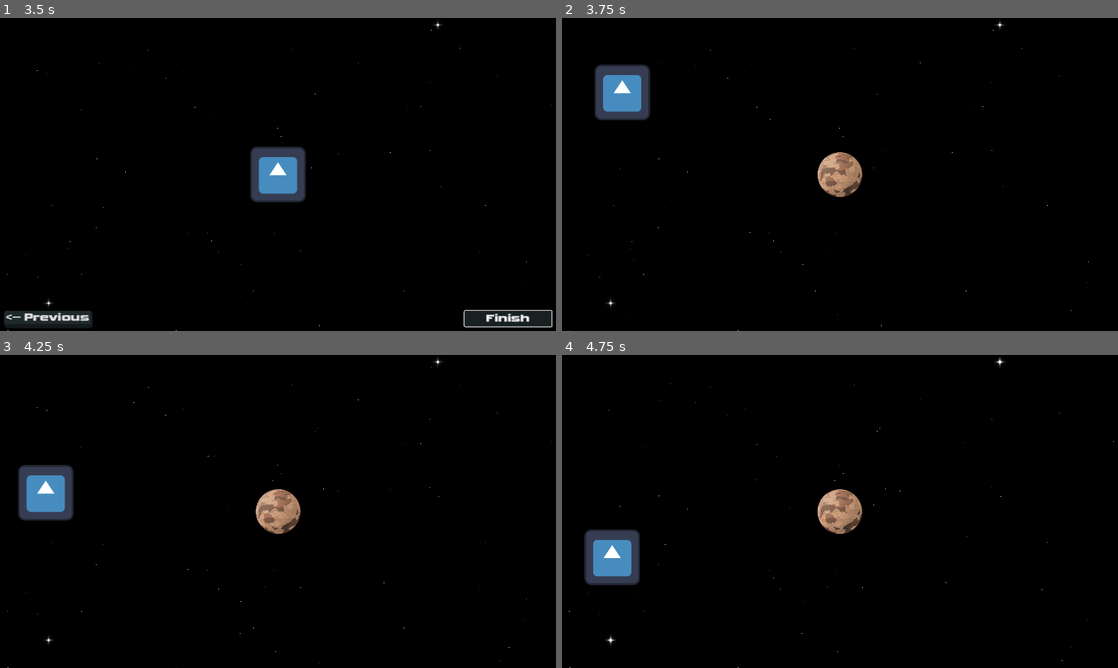
Above: before the commit, frames 1-4 (two rows, left to right).
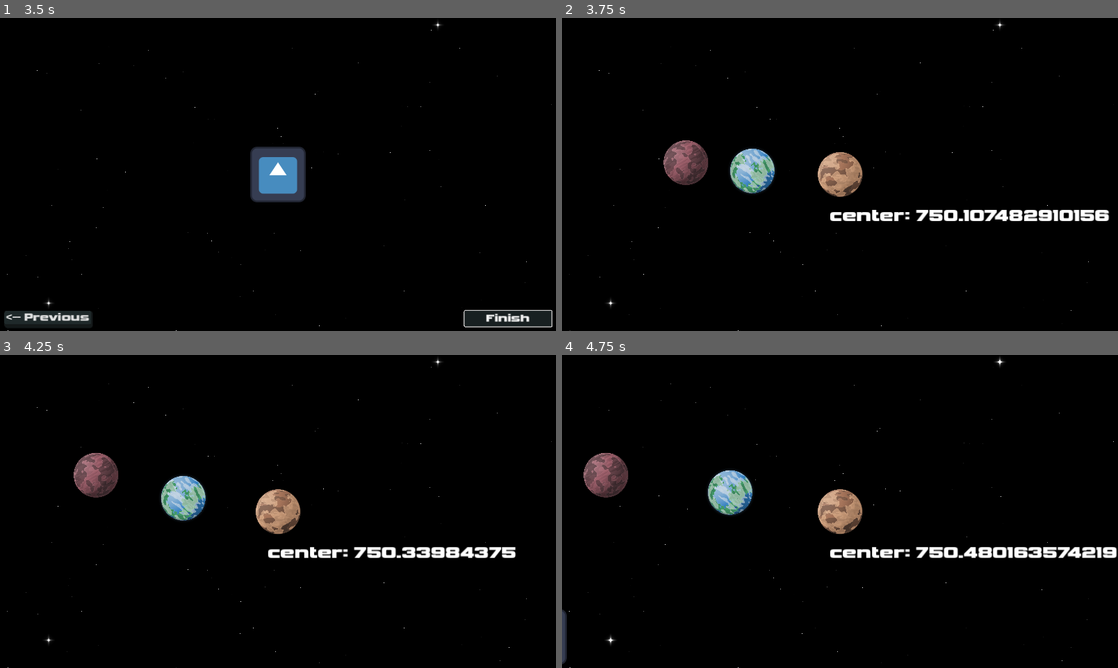
Above: after the commit, the same moments.

Repository: AnEvilPenguin/Pirate-Jam-16
Game: Godot game, scene res://Controllers/GameController/GameController.tscn
Two runs of this game, one before a commit and one after it. Both use one fixed random seed, a clock stepped at 60 frames per second and the inputs below. The engine's default icon, where the game draws it, is replaced by a stand-in: a white triangle on a blue panel in a dark square.
Inputs:
- Up to frame 1 (3.5 s): click "NEW GAME" at 0.5 s; click "Next -->" at 1.25 s; click "<-- Previous" at 2 s; click "Next -->" at 2.75 s
- Up to frame 2 (3.75 s): click "Finish" at 3.5 s
- Up to frame 3 (4.25 s): no input
- Up to frame 4 (4.75 s): tap Enter (ui_accept) at 4.25, 4.35, 4.52 s; hold Right (ui_right) from 4.28 s (still down)

Frame 1 is identical in both runs. In frame 2, 5.0% of the frame differs, in the area x 5-99%, y 14-65%; in frame 3, 4.8%; in frame 4, 5.2%, in the area x 0-100%, y 31-99%.

Commit message:
feat: basic test solar system and movement

Diff:
--- /dev/null
+++ b/Scenes/Planets/Pluto/pluto.gd
@@ -0,0 +1,36 @@
+extends CharacterBody2D
+
+@export
+var speed = 250.0
+
+@export
+var orbitalAcceleration: float = 2.0
+
+@export
+var orbitalDistance: float
+
+var _centerPosition = Vector2.ZERO
+
+func _ready():
+	if (orbitalDistance < 1.0):
+		orbitalDistance = global_position.x
+
+func _process(delta):
+	var dirToCenter = global_position - _centerPosition
+	_set_player_movement(delta)
+
+func _physics_process(_delta):
+	var dirToCenter = global_position - _centerPosition
+
+	velocity = dirToCenter.orthogonal().limit_length(speed);
+
+	var offset = orbitalDistance - dirToCenter.length()
+	velocity += dirToCenter.limit_length() * offset
+
+	$Label.text = "center: " + str(dirToCenter.length())
+
+	move_and_slide()
+
+func _set_player_movement(delta):
+	var change = Input.get_axis("ui_down", "ui_up")
+	orbitalDistance += (change * orbitalAcceleration) * delta
--- a/Scenes/pluto.tscn
+++ b/Scenes/Planets/Pluto/pluto.tscn
@@ -1,10 +1,12 @@
-[gd_scene load_steps=4 format=3 uid="uid://d0ojrocirr1jq"]
+[gd_scene load_steps=5 format=3 uid="uid://d0ojrocirr1jq"]
 
-[ext_resource type="Script" path="res://Scenes/pluto.gd" id="1_4sphj"]
+[ext_resource type="Script" path="res://Scenes/Planets/Pluto/pluto.gd" id="1_4sphj"]
 [ext_resource type="Texture2D" uid="uid://dmb7nvxpy08jj" path="res://Assets/Planets/planet05.png" id="1_6x4n2"]
 
 [sub_resource type="CircleShape2D" id="CircleShape2D_78acu"]
 radius = 47.0
+
+[sub_resource type="Theme" id="Theme_lqlt5"]
 
 [node name="Pluto" type="CharacterBody2D"]
 slide_on_ceiling = false
@@ -18,3 +20,11 @@
 
 [node name="CollisionShape2D" type="CollisionShape2D" parent="."]
 shape = SubResource("CircleShape2D_78acu")
+
+[node name="Label" type="Label" parent="."]
+offset_left = -24.0
+offset_top = 72.0
+offset_right = 16.0
+offset_bottom = 119.0
+theme = SubResource("Theme_lqlt5")
+text = "center: "
--- /dev/null
+++ b/Scenes/Planets/base_planet.gd
@@ -0,0 +1,42 @@
+extends CharacterBody2D
+
+@export
+var speed = 300.0
+
+@export
+var center: Node2D
+
+@export
+var texture: Texture2D
+
+@export
+var orbitalDistance: float
+
+var _centerPosition: Vector2
+
+func _ready():
+	$Sprite2D.texture = texture
+
+	if (orbitalDistance < 1.0):
+		orbitalDistance = global_position.x
+
+	if (center == null):
+		_centerPosition = Vector2.ZERO
+	else:
+		_centerPosition = center.global_position
+
+func _process(_delta):
+	if (center):
+		_centerPosition = center.global_position
+
+
+func _physics_process(_delta):
+	var dirToCenter = global_position - _centerPosition
+
+	velocity = dirToCenter.orthogonal().limit_length(speed);
+
+	var offset = orbitalDistance - dirToCenter.length()
+	velocity += dirToCenter.limit_length() * offset
+
+	# move_and_slide uses delta automaticslly
+	move_and_slide()
--- /dev/null
+++ b/Scenes/Planets/base_planet.tscn
@@ -0,0 +1,16 @@
+[gd_scene load_steps=3 format=3 uid="uid://cd8d6l4opsm2d"]
+
+[ext_resource type="Script" path="res://Scenes/Planets/base_planet.gd" id="1_mmngi"]
+
+[sub_resource type="CircleShape2D" id="CircleShape2D_7avgr"]
+radius = 50.0
+
+[node name="BasePlanet" type="CharacterBody2D"]
+motion_mode = 1
+script = ExtResource("1_mmngi")
+
+[node name="Sprite2D" type="Sprite2D" parent="."]
+scale = Vector2(0.1, 0.1)
+
+[node name="CollisionShape2D" type="CollisionShape2D" parent="."]
+shape = SubResource("CircleShape2D_7avgr")
--- a/Scenes/pluto.gd
+++ /dev/null
@@ -1,23 +0,0 @@
-extends CharacterBody2D
-
-
-const SPEED = 300.0
-const JUMP_VELOCITY = -400.0
-
-
-func _physics_process(delta):
-	# Add gravity from Area2D
-	# This is cool, but probably too complex for my current plan
-	#velocity += get_gravity() * delta
-
-	var center = Vector2(0,0);
-
-	var distToCenter = global_position - center
-
-	velocity = distToCenter.orthogonal().limit_length(SPEED);
-
-	#TODO move position in/out and increase/decrease speed
-	#TODO if speed lower than a certain amount start falling back in towards the center?
-		#could also make this proportional, so lets say the closer you are to the sun the faster you need to go to prevent falling in.
-
-	move_and_slide()
--- a/Scenes/solar_system.tscn
+++ b/Scenes/solar_system.tscn
@@ -1,7 +1,10 @@
-[gd_scene load_steps=3 format=3 uid="uid://c1y1iey62avec"]
+[gd_scene load_steps=6 format=3 uid="uid://c1y1iey62avec"]
 
 [ext_resource type="Texture2D" uid="uid://c4a5wppo830iu" path="res://Assets/icon.svg" id="1_7fdxf"]
-[ext_resource type="PackedScene" uid="uid://d0ojrocirr1jq" path="res://Scenes/pluto.tscn" id="2_08sjl"]
+[ext_resource type="PackedScene" uid="uid://d0ojrocirr1jq" path="res://Scenes/Planets/Pluto/pluto.tscn" id="2_08sjl"]
+[ext_resource type="PackedScene" uid="uid://cd8d6l4opsm2d" path="res://Scenes/Planets/base_planet.tscn" id="3_cuui0"]
+[ext_resource type="Texture2D" uid="uid://boa24xmx2ojv7" path="res://Assets/Planets/planet06.png" id="4_gj5ru"]
+[ext_resource type="Texture2D" uid="uid://b2hby2abohghj" path="res://Assets/Planets/planet03.png" id="5_h718v"]
 
 [node name="SolarSystem" type="Node2D"]
 
@@ -9,5 +12,14 @@
 texture = ExtResource("1_7fdxf")
 
 [node name="Pluto" parent="." instance=ExtResource("2_08sjl")]
-position = Vector2(478, 239)
+position = Vector2(750, 0)
 motion_mode = 1
+
+[node name="Mercury" parent="." instance=ExtResource("3_cuui0")]
+position = Vector2(400, 0)
+speed = 400.0
+texture = ExtResource("4_gj5ru")
+
+[node name="Earth" parent="." instance=ExtResource("3_cuui0")]
+position = Vector2(550, 0)
+texture = ExtResource("5_h718v")
--- /dev/null
+++ b/Scenes/test.gd
@@ -0,0 +1,25 @@
+extends CharacterBody2D
+
+
+const SPEED = 300.0
+const JUMP_VELOCITY = -400.0
+
+
+func _physics_process(delta):
+	# Add the gravity.
+	if not is_on_floor():
+		velocity += get_gravity() * delta
+
+	# Handle jump.
+	if Input.is_action_just_pressed("ui_accept") and is_on_floor():
+		velocity.y = JUMP_VELOCITY
+
+	# Get the input direction and handle the movement/deceleration.
+	# As good practice, you should replace UI actions with custom gameplay actions.
+	var direction = Input.get_axis("ui_left", "ui_right")
+	if direction:
+		velocity.x = direction * SPEED
+	else:
+		velocity.x = move_toward(velocity.x, 0, SPEED)
+
+	move_and_slide()
--- /dev/null
+++ b/Scenes/test.tscn
@@ -0,0 +1,3 @@
+[gd_scene format=3 uid="uid://bfood21rtsff5"]
+
+[node name="Test" type="CharacterBody2D"]
Binary file added: Assets/Planets/planet03.png
Not shown, added: Assets/Planets/planet03.png.import
Binary file added: Assets/Planets/planet06.png
Not shown, added: Assets/Planets/planet06.png.import
